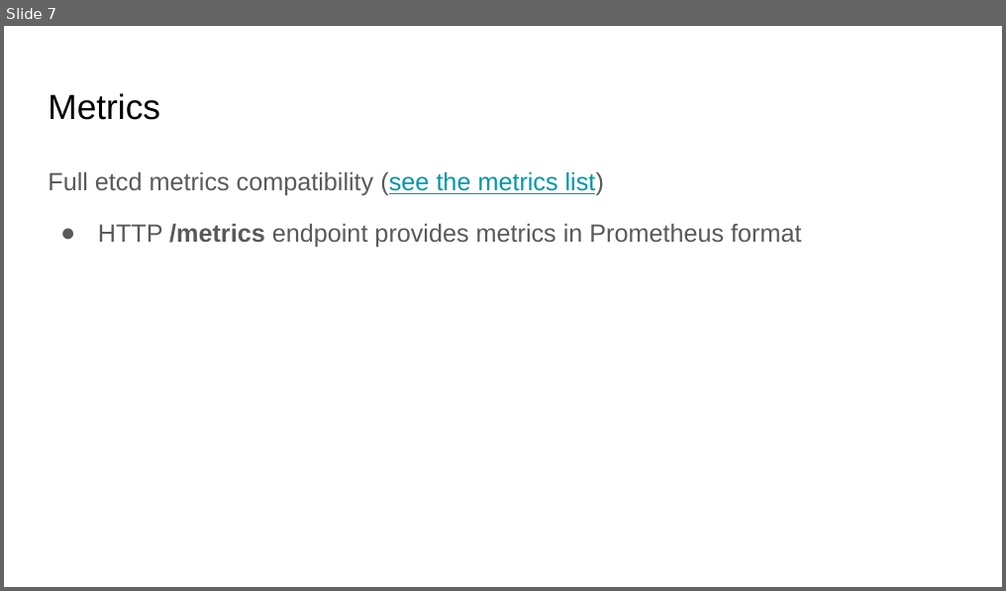
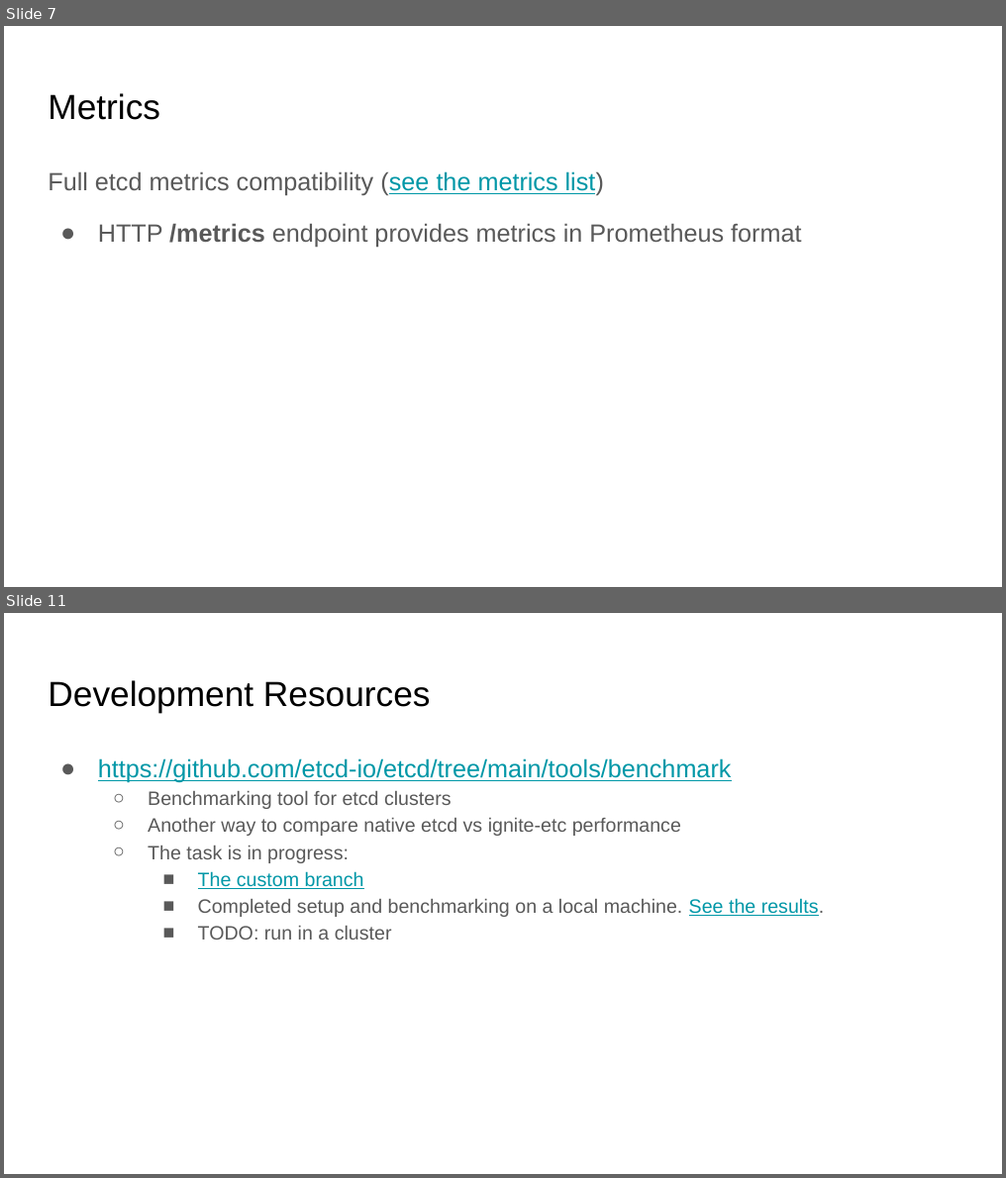
Before and after one commit to gridgain-solutions/ignite-in-k8s, a slide deck: docs/Apache Ignite as Kubernetes Store.pptx. Shown one above the other, each under a label of ours: slide 7 before the commit, slides 7 and 11 after it; the slides between them are not shown. The pictures are 1006x591 and 1006x1178 pixels, drawn with LibreOffice and Linux fonts; fonts in the diff are those of the drawing. Boxes give left, top, right and bottom in pixels: in the first picture for what was removed or moved away, otherwise in the second. Text is boxed around its words. In the diff, an @@ line names an element or a change of style, - is before the commit and + after.

```diff
--- a/docs/Apache Ignite as Kubernetes Store.pptx
+++ b/docs/Apache Ignite as Kubernetes Store.pptx
@@ slide 11 added at box(4, 613, 1002, 1174), background #FFFFFF @@
@@ title added at box(48, 680, 431, 712), 25.2 pt, text #000000 @@
+Development Resources
@@ text added at box(98, 759, 824, 940), 14 pt, text #595959 @@
+● https://github.com/etcd-io/etcd/tree/main/tools/benchmark
+  ○ Benchmarking tool for etcd clusters
+  ○ Another way to compare native etcd vs ignite-etc performance
+  ○ The task is in progress:
+    ■ The custom branch
+    ■ Completed setup and benchmarking on a local machine. See the results.
+    ■ TODO: run in a cluster
```
Also in this commit, not shown: 3 slides changed, 1 other slide added, 1 slide removed, 1 other file.
